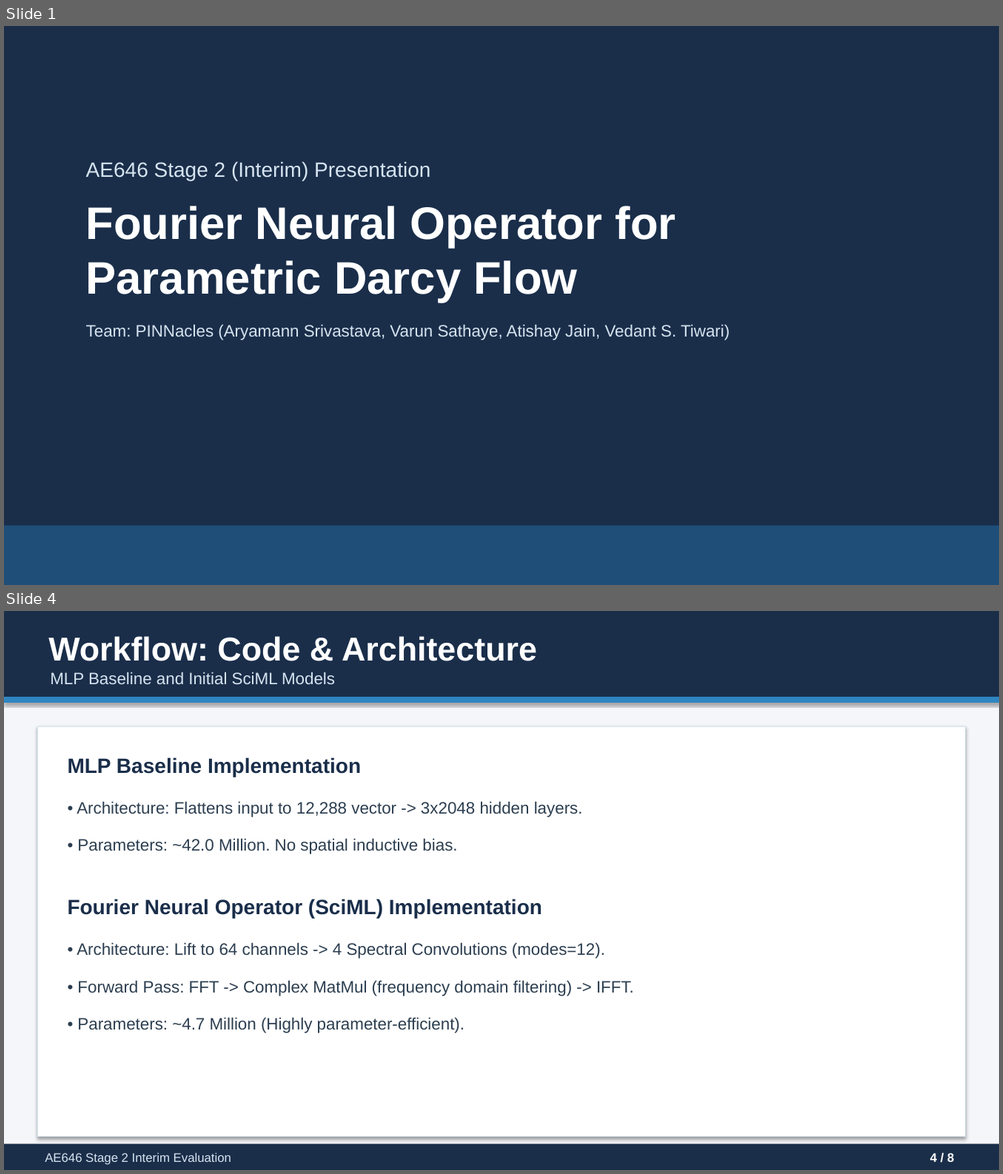
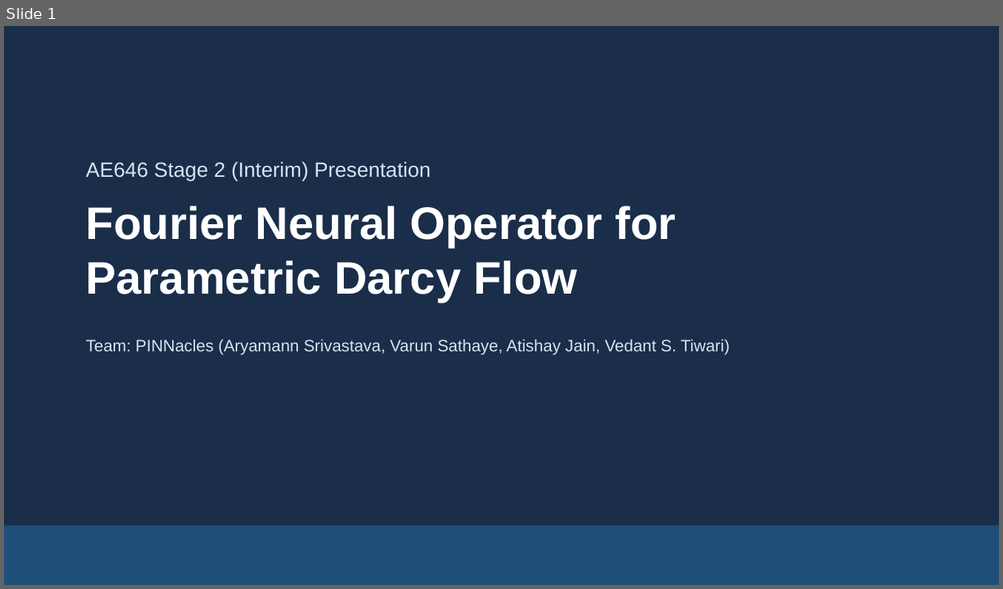
Before and after one commit to ARYAMANN7279/AE646-PINNacles, a slide deck: stage2/PINNacles_Stage2_Presentation.pptx. Shown one above the other, each under a label of ours: slides 1 and 4 before the commit, slide 1 after it; the slides between them are not shown. The pictures are 1003x1174 and 1003x589 pixels, drawn with LibreOffice and Linux fonts; fonts in the diff are those of the drawing. Boxes give left, top, right and bottom in pixels: in the first picture for what was removed or moved away, otherwise in the second. Text is boxed around its words. In the diff, an @@ line names an element or a change of style, - is before the commit and + after.

```diff
--- a/stage2/PINNacles_Stage2_Presentation.pptx
+++ b/stage2/PINNacles_Stage2_Presentation.pptx
@@ slide 4 removed at (x1=4, y1=611, x2=999, y2=1170), background #FFFFFF @@
@@ rectangle removed at (x1=4, y1=611, x2=999, y2=1170) @@
@@ rectangle removed at (x1=4, y1=611, x2=999, y2=697) @@
@@ text removed at (x1=48, y1=636, x2=537, y2=661) @@
-Workflow: Code & Architecture
@@ text removed at (x1=50, y1=672, x2=335, y2=684) @@
-MLP Baseline and Initial SciML Models
@@ rectangle removed at (x1=4, y1=697, x2=999, y2=703) @@
@@ rectangle removed at (x1=37, y1=726, x2=965, y2=1137) @@
@@ text removed at (x1=68, y1=758, x2=361, y2=777) @@
-MLP Baseline Implementation
@@ text removed at (x1=77, y1=801, x2=583, y2=817) @@
-• Architecture: Flattens input to 12,288 vector -> 3x2048 hidden layers.
@@ text removed at (x1=77, y1=838, x2=457, y2=854) @@
-• Parameters: ~42.0 Million. No spatial inductive bias.
@@ text removed at (x1=68, y1=899, x2=542, y2=919) @@
-Fourier Neural Operator (SciML) Implementation
@@ text removed at (x1=77, y1=943, x2=605, y2=959) @@
-• Architecture: Lift to 64 channels -> 4 Spectral Convolutions (modes=12).
@@ text removed at (x1=77, y1=980, x2=634, y2=997) @@
-• Forward Pass: FFT -> Complex MatMul (frequency domain filtering) -> IFFT.
@@ text removed at (x1=77, y1=1017, x2=464, y2=1034) @@
-• Parameters: ~4.7 Million (Highly parameter-efficient).
@@ rectangle removed at (x1=4, y1=1145, x2=999, y2=1170) @@
@@ text removed at (x1=45, y1=1153, x2=231, y2=1165) @@
-AE646 Stage 2 Interim Evaluation
@@ text removed at (x1=930, y1=1153, x2=953, y2=1162) @@
-4 / 8
@@ slide 1 changed as well @@
@@ text "Team: PINNacles (Aryamann Srivastava, Varun ..." moved from (x1=86, y1=324, x2=729, y2=340) to (x1=86, y1=339, x2=729, y2=355) @@
```
Also in this commit, not shown: 1 other slide changed, 8 slides added, 5 other slides removed, 26 other files.
